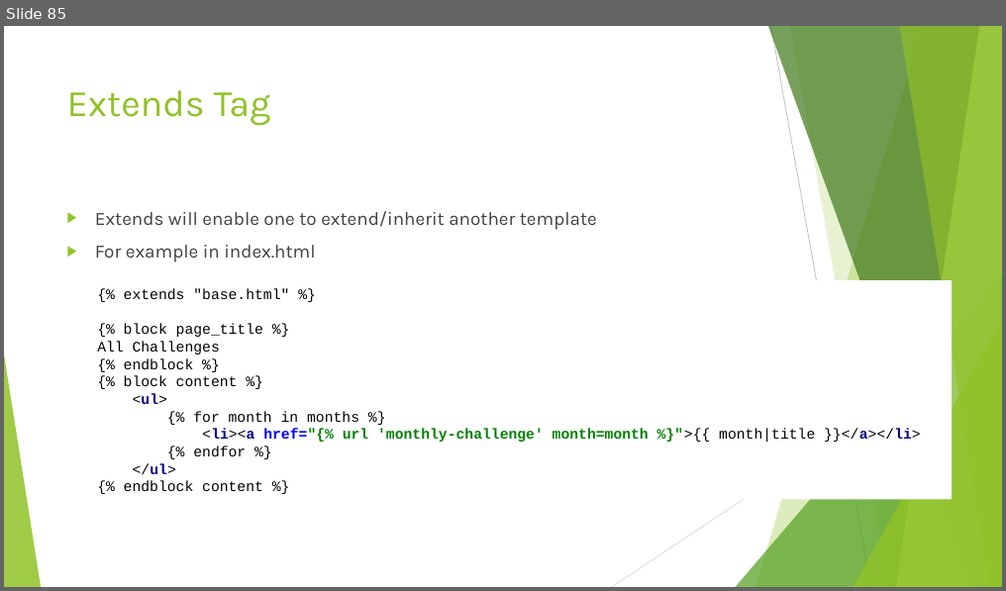
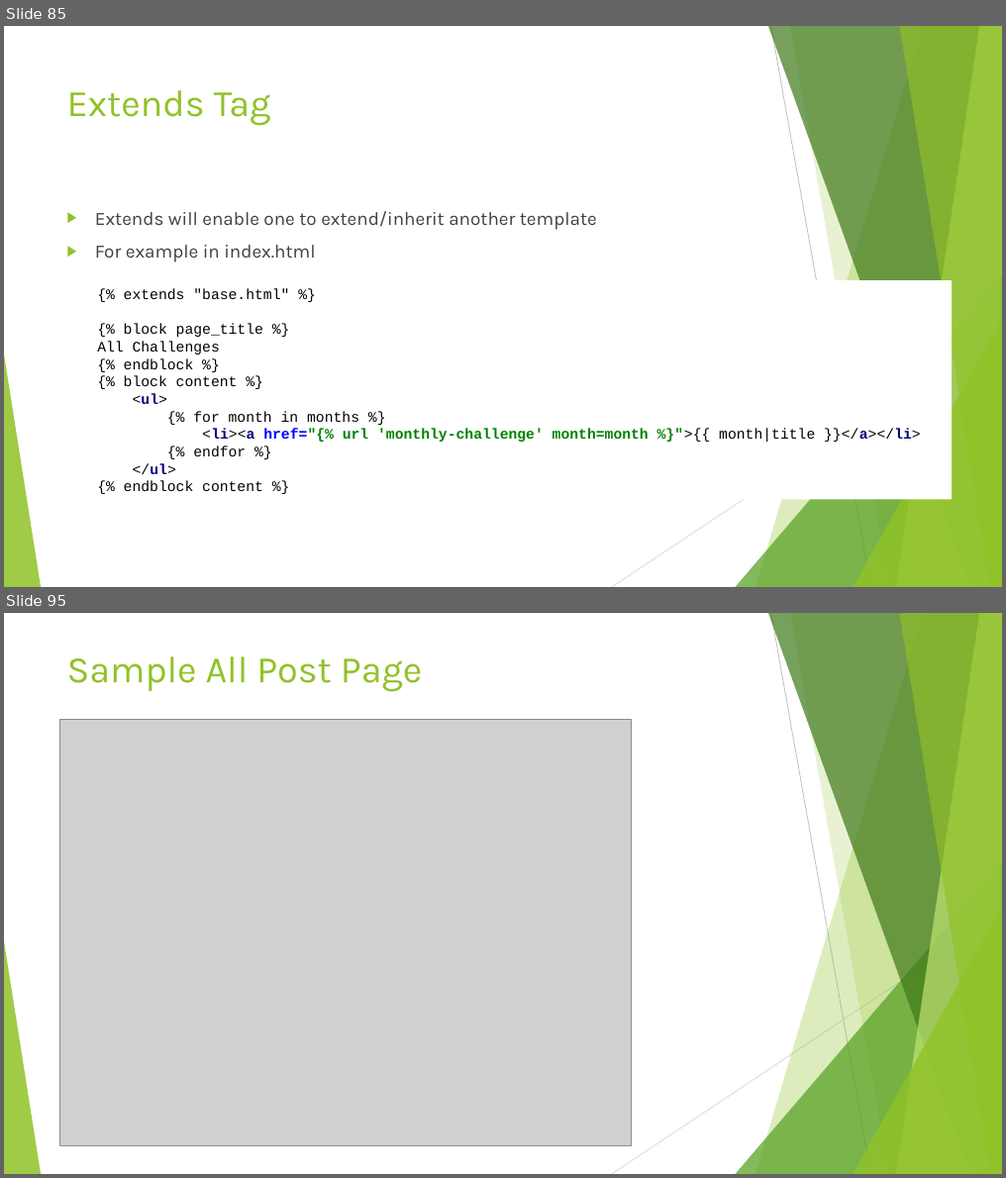
Before and after one commit to edyoda/PD-281220-Session-Code, a slide deck: Django EdYoda.pptx. Shown one above the other, each under a label of ours: slide 85 before the commit, slides 85 and 95 after it; the slides between them are not shown. The pictures are 1006x591 and 1006x1178 pixels, drawn with LibreOffice and Linux fonts; fonts in the diff are those of the drawing; grey boxes stand for pictures. Boxes give left, top, right and bottom in pixels: in the first picture for what was removed or moved away, otherwise in the second. Text is boxed around its words. In the diff, an @@ line names an element or a change of style, - is before the commit and + after.

```diff
--- a/Django EdYoda.pptx
+++ b/Django EdYoda.pptx
@@ slide 95 added at (4, 613, 1002, 1174), background #FFFFFF; not listed: 10 template elements that a slide beside it also shows @@
@@ title added at (67, 657, 422, 691), 36 pt, text #90C226 @@
+Sample All Post Page
@@ picture added at (59, 719, 632, 1146) @@
```
Also in this commit, not shown: 3 slides changed, 9 other slides added, 22 other files.
